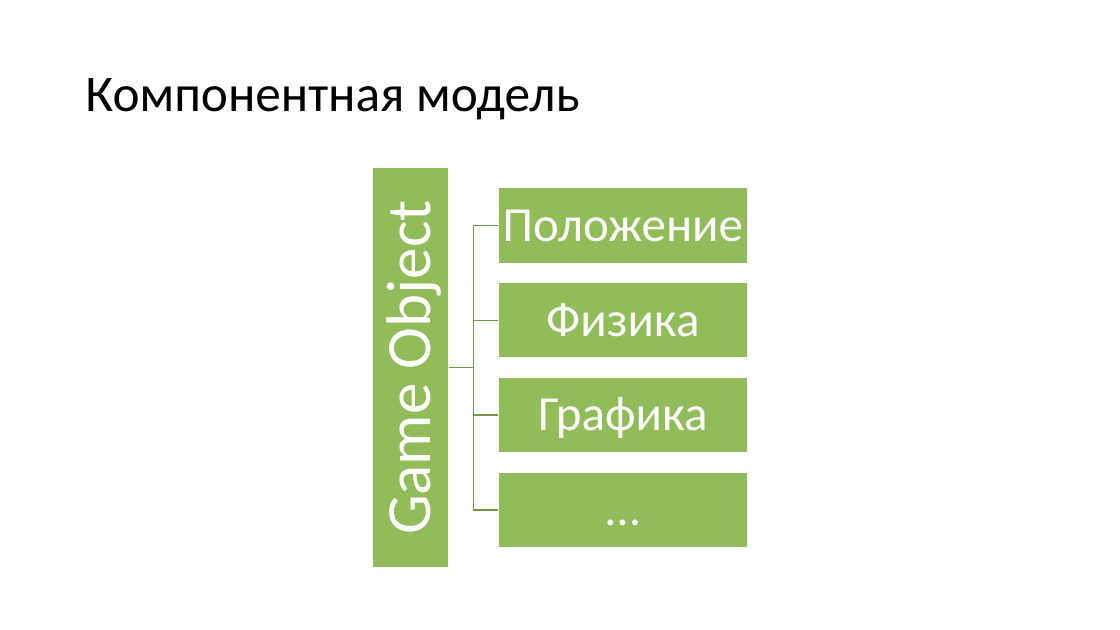
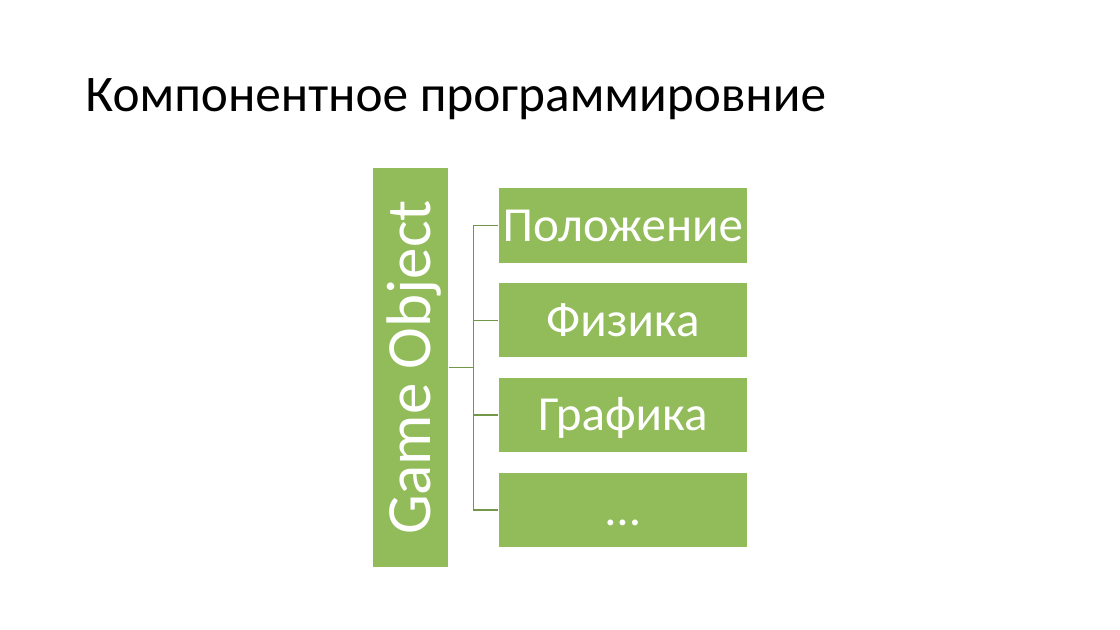
Before and after one commit to kugushev/presentations, a slide deck: slide 33 of 2020_GameDev-As-Hobby/Presentation.pptx (slide 32 before the commit). Drawn at 1120x630 pixels with LibreOffice and Linux fonts; fonts in the diff are those of the drawing. Boxes give left, top, right and bottom in pixels: in the first picture for what was removed or moved away, otherwise in the second. Text is boxed around its words. In the diff, an @@ line names an element or a change of style, - is before the commit and + after.

```diff
--- a/2020_GameDev-As-Hobby/Presentation.pptx
+++ b/2020_GameDev-As-Hobby/Presentation.pptx
@@ title at [85,78,826,120]: text changed @@
-Компонентная модель
+Компонентное программировние
```
Also in this commit, not shown: 1 other slide changed, 5 slides added.
